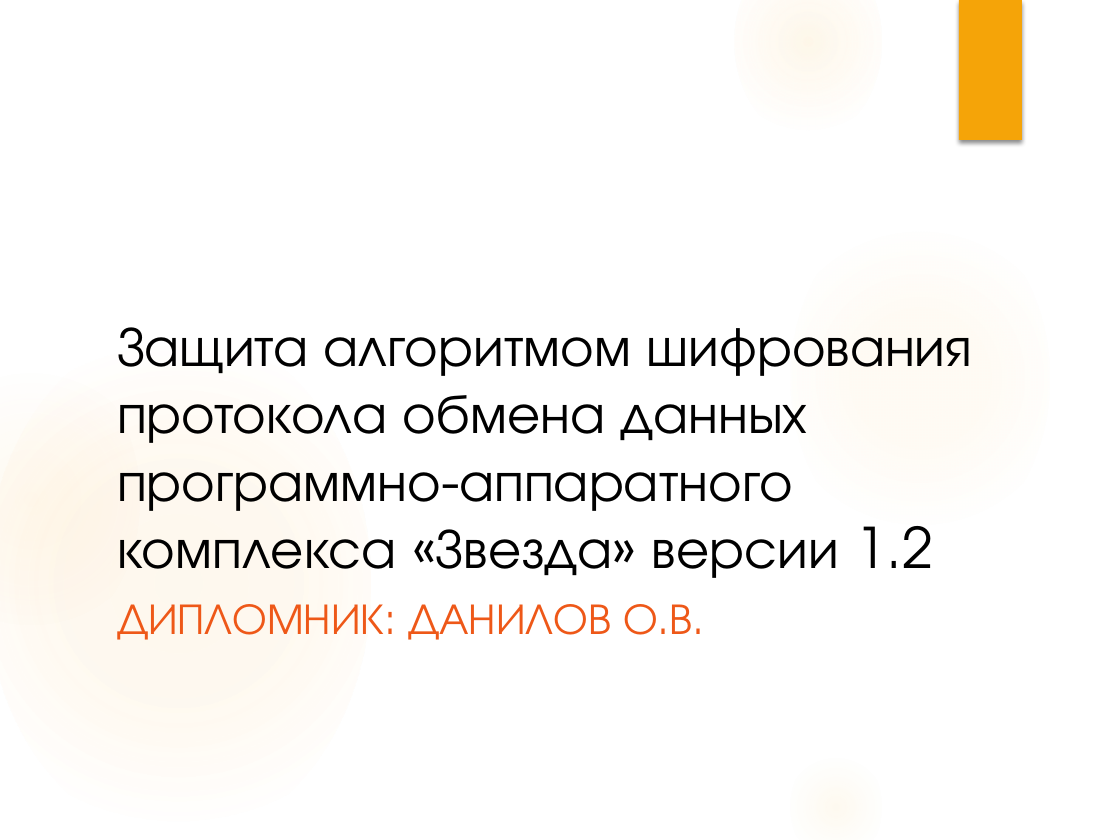
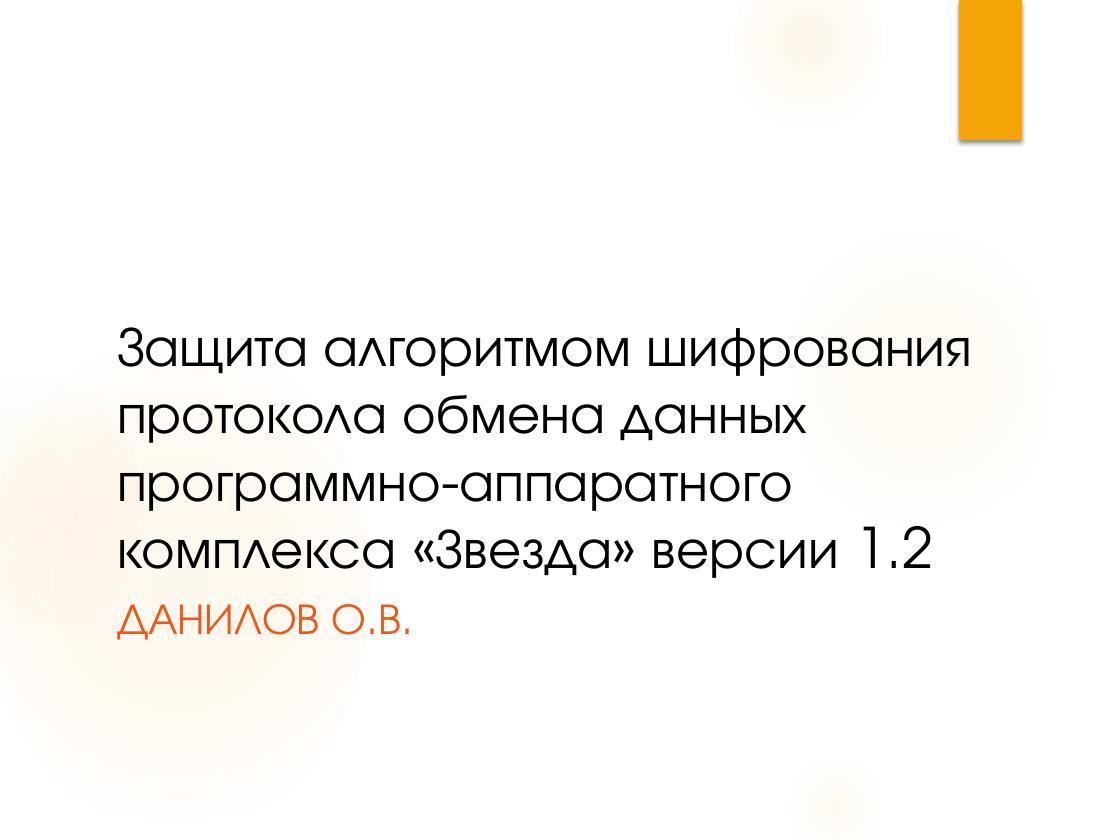
Before and after one commit to PostHttp/Diplom, a slide deck: slide 1 of Danilov_O_V.pptx. Drawn at 1120x840 pixels with LibreOffice and Linux fonts; fonts in the diff are those of the drawing. Boxes give left, top, right and bottom in pixels: in the first picture for what was removed or moved away, otherwise in the second. Text is boxed around its words. In the diff, an @@ line names an element or a change of style, - is before the commit and + after.

Commit message:
Все готово
через восемь с половиной часов начнется защита

```diff
--- a/Danilov_O_V.pptx
+++ b/Danilov_O_V.pptx
@@ subtitle at (x1=117, y1=604, x2=401, y2=640): text changed @@
-ДИПЛОМНИК: ДАНИЛОВ О.В.
+ДАНИЛОВ О.В.
```
Also in this commit, not shown: 7 other slides changed, 2 slides added, 1 slide removed, 17 other files.
